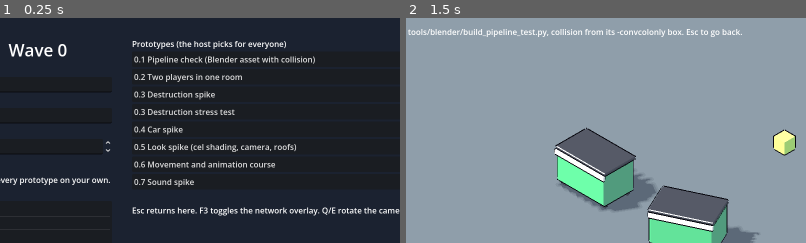
Above: before the commit, frames 1-2 (left to right).
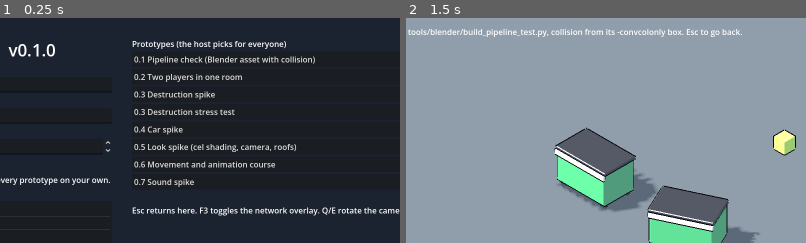
Above: after the commit, the same moments.

Repository: Beenster99/the-popo
Game: Godot game, scene res://prototypes/launcher/launcher.tscn
The game is run twice, just before and just after one commit, with the same random seed, the same clock (stepped at 60 frames per second) and the same inputs.
Inputs:
- Up to frame 1 (0.25 s): no input
- Up to frame 2 (1.5 s): click "Leave" at 0.5 s; click "0.1 Pipeline check (Blender a…" at 1.25 s
The pictures show only the part of the screen within x 15-65%, y 0-50%; the shares and areas given below are measured in that part.

The runs differ from the first frame. In frame 1, 0.5% of the frame differs, in the area x 2-17%, y 11-18%; in frame 2, nothing differs.

Commit message:
Give the game a version and export one versioned exe
project.godot now carries the version (0.1.0 for Wave 0), the launcher
shows it, and tools/build/export_windows.sh exports a single
build/windows/ThePopo-v<version>.exe. CI's export job uses the script.

Co-Authored-By: Claude Opus 5.5 <noreply@anthropic.com>
Claude-Session: https://claude.ai/code/session_01RduChwY24ALWnFNba2zWZz

Diff:
--- a/project.godot
+++ b/project.godot
@@ -11,6 +11,7 @@
 [application]
 
 config/name="The Popo"
+config/version="0.1.0"
 config/description="Isometric co-op police game. Wave 0 prototypes."
 run/main_scene="res://prototypes/launcher/launcher.tscn"
 config/features=PackedStringArray("4.7", "Forward Plus")
--- a/prototypes/launcher/launcher.gd
+++ b/prototypes/launcher/launcher.gd
@@ -43,7 +43,7 @@
 	left.custom_minimum_size.x = 420
 	root.add_child(left)
 	var title := Label.new()
-	title.text = "THE POPO  ·  Wave 0"
+	title.text = "THE POPO  ·  v%s" % ProjectSettings.get_setting("application/config/version", "dev")
 	title.add_theme_font_size_override("font_size", 34)
 	left.add_child(title)
 	left.add_child(_label("Your name"))
Not shown, changed: export_presets.cfg
Not shown, added: tools/build/export_windows.sh
